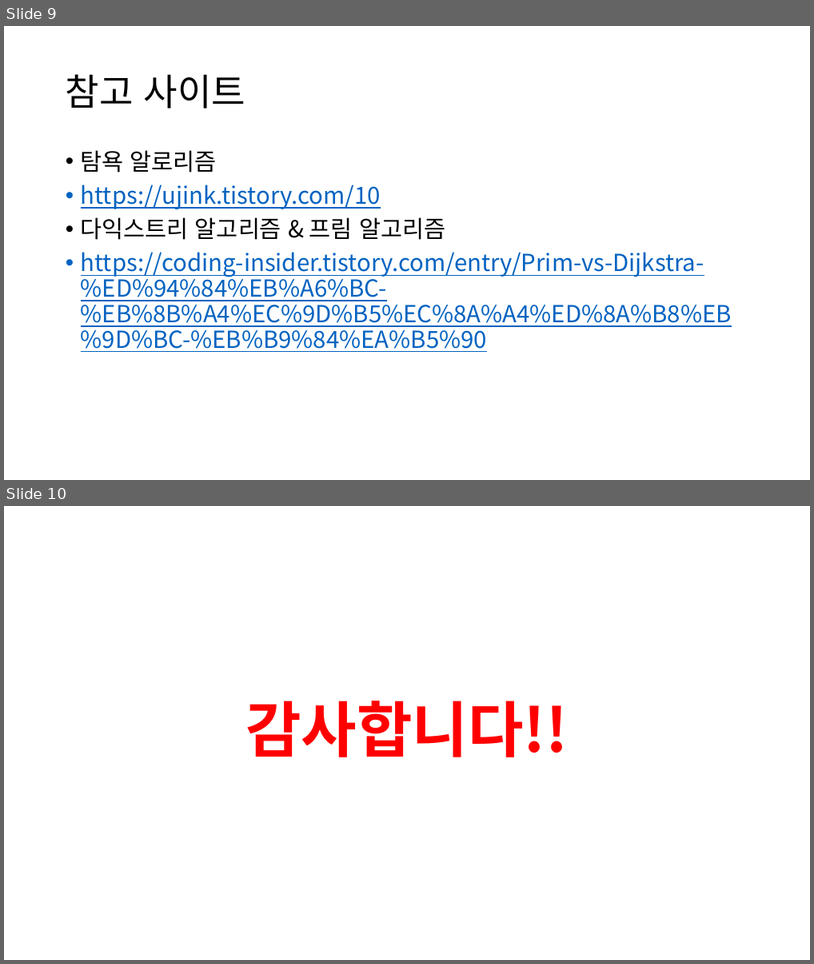
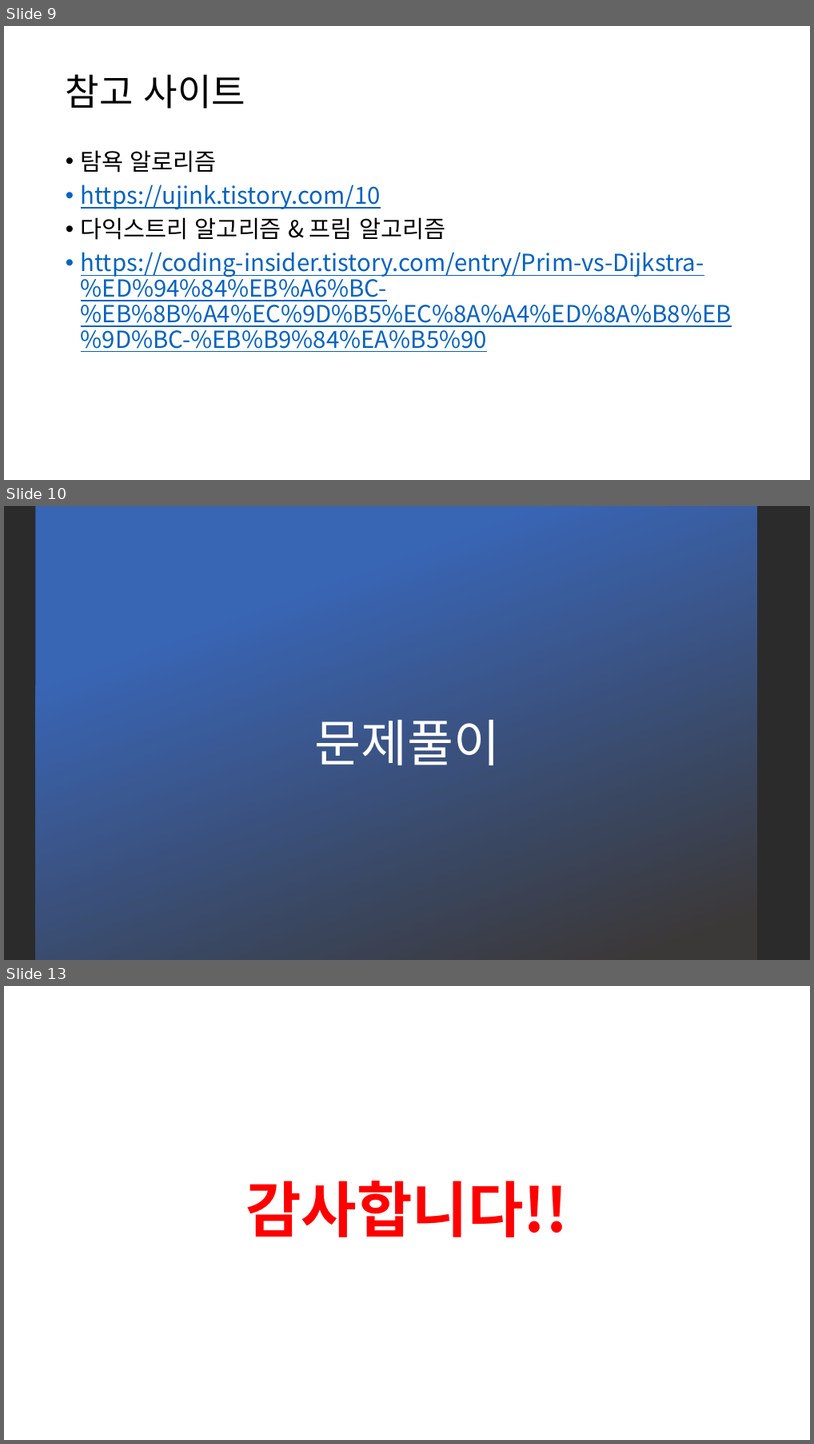
Before and after one commit to Smart-IoT-Lab/study-for-algorithm, a slide deck: minky/10주차/그리디발표.pptx. Shown one above the other, each under a label of ours: slides 9 and 10 before the commit, slides 9, 10 and 13 after it; the slides between them are not shown. The pictures are 814x964 and 814x1444 pixels, drawn with LibreOffice and Linux fonts; fonts in the diff are those of the drawing; background and template pictures are left out; a plain dark background stands for a picture behind light text. Boxes give left, top, right and bottom in pixels: in the first picture for what was removed or moved away, otherwise in the second. Text is boxed around its words. In the diff, an @@ line names an element or a change of style, - is before the commit and + after.

```diff
--- a/minky/10주차/그리디발표.pptx
+++ b/minky/10주차/그리디발표.pptx
@@ slide 10 added at (4,506,810,960), background picture (left out) @@
@@ rectangle added at (35,506,757,960), fill gradient #3965B5 to #3B3838 @@
@@ title added at (314,720,500,765), 60 pt, text #FFFFFF @@
+문제풀이
@@ what was slide 10 is now slide 13 @@
```
Also in this commit, not shown: 2 other slides added.
